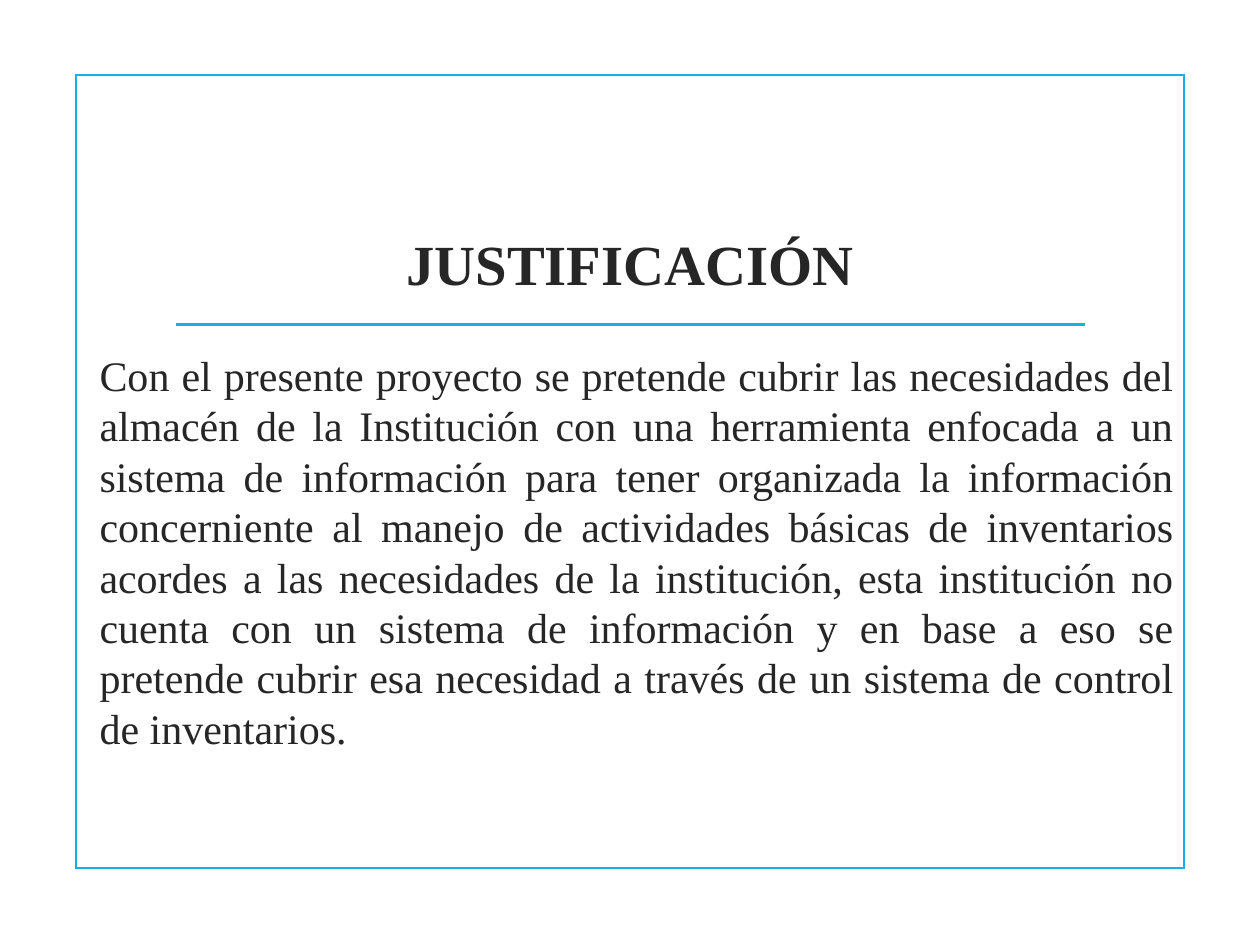
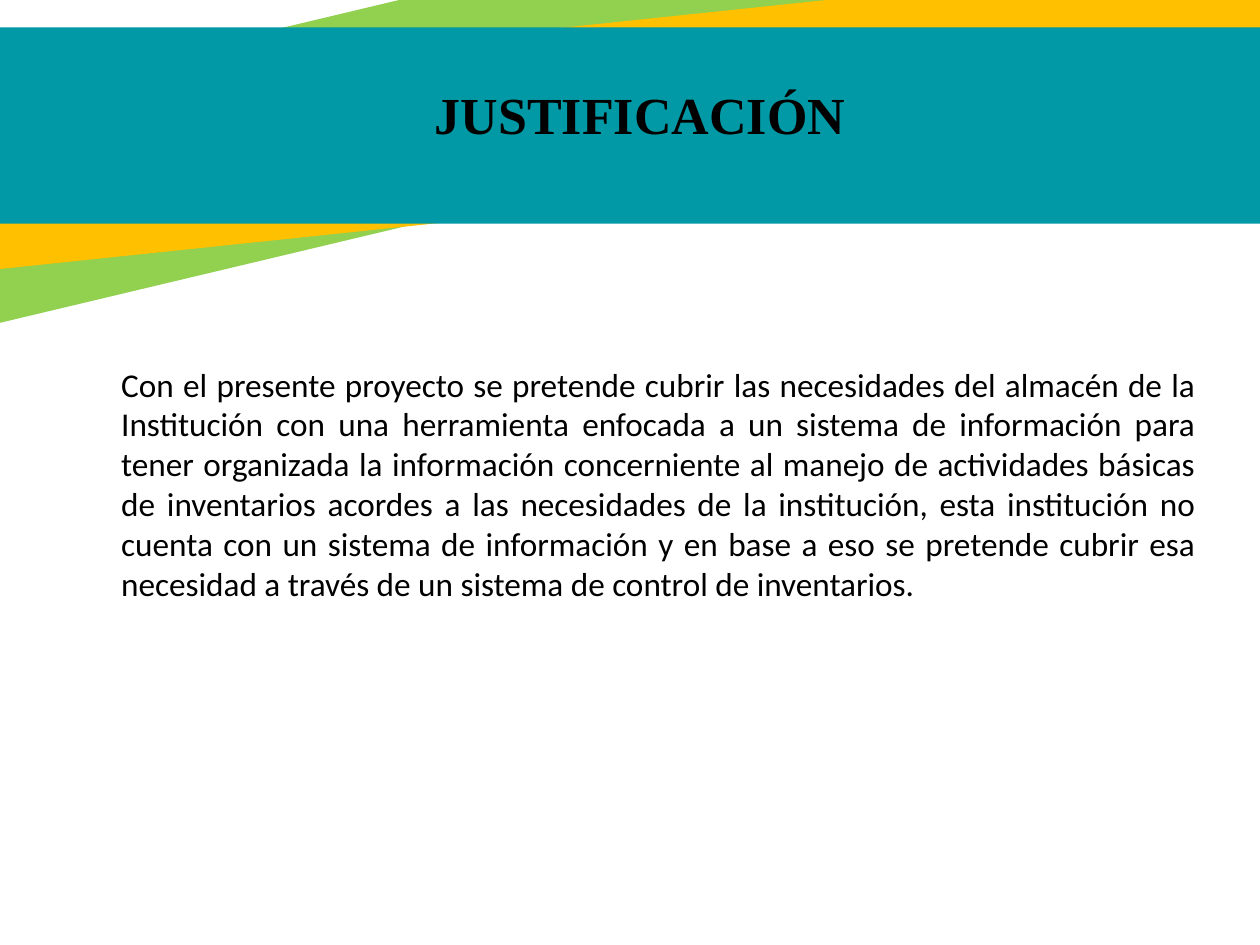
Before and after one commit to jackas779/proyecto, a slide deck: slide 9 of Presentación - Proyecto.pptx. Drawn at 1260x945 pixels with LibreOffice and Linux fonts; fonts in the diff are those of the drawing; background and template pictures are left out. Boxes give left, top, right and bottom in pixels: in the first picture for what was removed or moved away, otherwise in the second. Text is boxed around its words. In the diff, an @@ line names an element or a change of style, - is before the commit and + after.

```diff
--- a/Presentación - Proyecto.pptx
+++ b/Presentación - Proyecto.pptx
@@ rectangle added at (0,0,1260,387), fill #92D050 @@
@@ rectangle added at (0,0,1260,283), fill #FFC000 @@
@@ rectangle added at (0,28,1260,224), fill #0099A5 @@
@@ rectangle removed at (77,74,1184,868) @@
@@ text "JUSTIFICACIÓN": place and size @@
-text "JUSTIFICACIÓN" at (406,241,853,286)
+text "JUSTIFICACIÓN" at (435,94,845,135)
@@ text "JUSTIFICACIÓN" at (435,94,845,135): size 32.4 to 29.7 pt, text colour #262626 to #000000 @@
@@ line removed from (176, 325) to (1085, 325) @@
@@ text "Con el presente proyecto se ...": place and size @@
-text "Con el presente proyecto se ..." at (100,362,1174,745)
+text "Con el presente proyecto se ..." at (121,374,1195,597)
@@ text "Con el presente proyecto se ..." at (121,374,1195,597): size 24 to 19 pt, font Times New Roman to Calibri, text colour #262626 to #000000 @@
```
Also in this commit, not shown: 24 other slides changed, 4 slides added, 3 slides removed.
